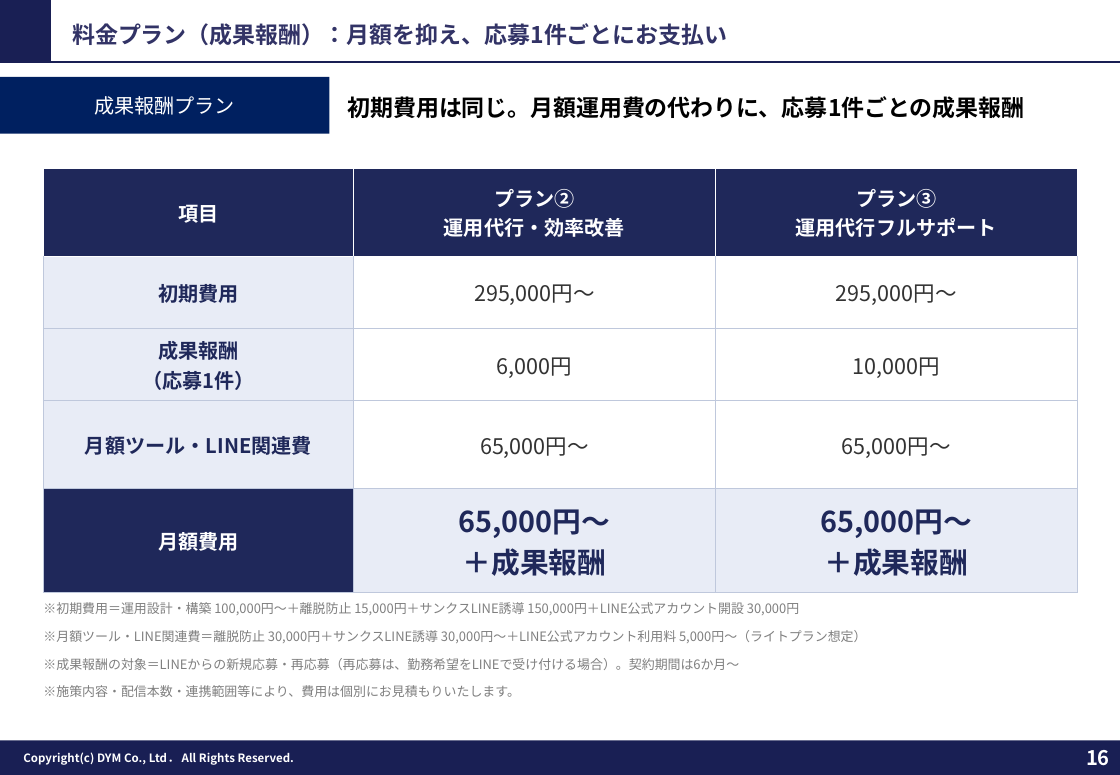
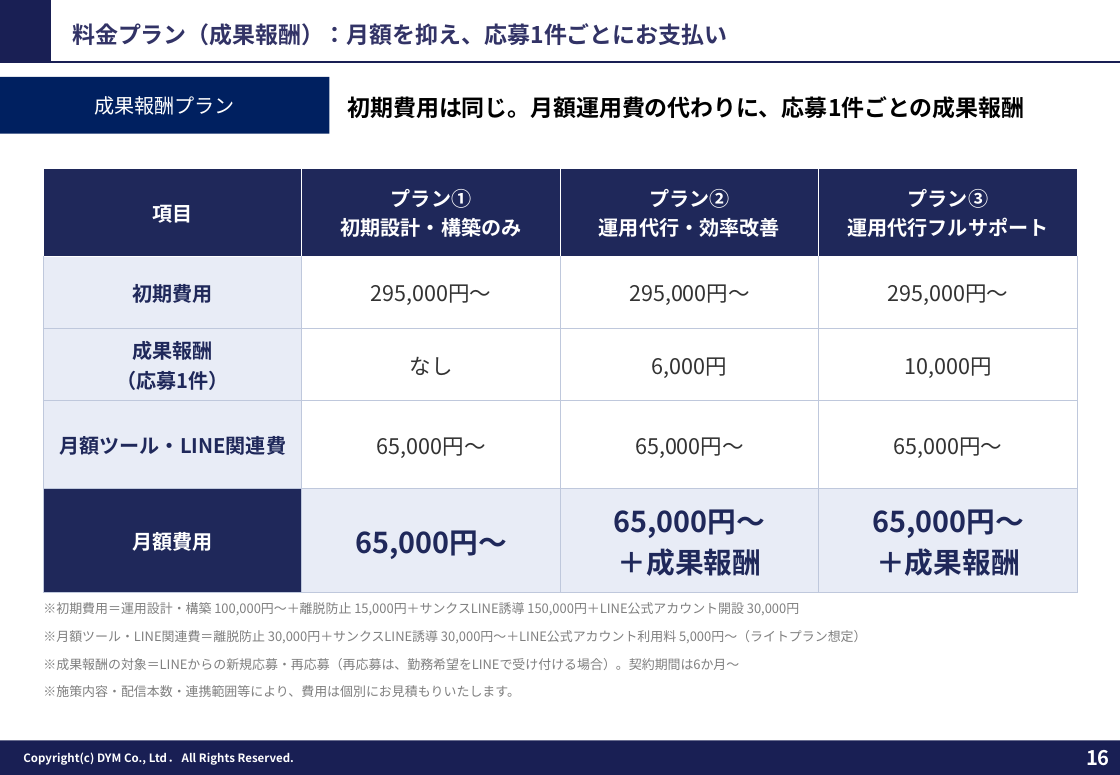
Before and after one commit to tonomura-r-dev/folder, a slide deck: slide 16 of 202610_株式会社横浜シミズ御中_LINE公式アカウント運用のご提案.pptx. Drawn at 1120x775 pixels with LibreOffice and Linux fonts; fonts in the diff are those of the drawing; background and template pictures are left out. Boxes give left, top, right and bottom in pixels: in the first picture for what was removed or moved away, otherwise in the second. Text is boxed around its words. In the diff, an @@ line names an element or a change of style, - is before the commit and + after.

```diff
--- a/202610_株式会社横浜シミズ御中_LINE公式アカウント運用のご提案.pptx
+++ b/202610_株式会社横浜シミズ御中_LINE公式アカウント運用のご提案.pptx
@@ table at box(43, 169, 1078, 593) @@
+column 2: プラン① / 初期設計・構築のみ | 295,000円〜 | なし | 65,000円〜 | 65,000円〜
```
Also in this commit, not shown: 3 other files.
